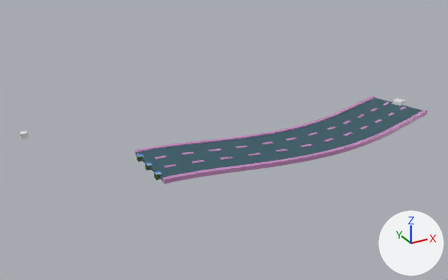
An edit to the Blender file dateien/wege/weg4.blend, drawn before and after from the same camera.
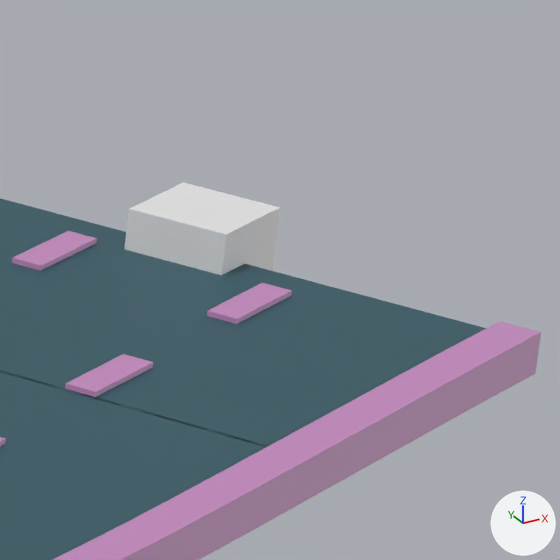
The first picture shows the older version from a 50 mm camera at (-35.4, -91.5, 47.6) aimed at (15.0, 0.2, 1.7). The close-ups show both versions on the part from 85% to 96% of the width and 29% to 46% of the height of that picture; other places that the commit changed are outside them. Lighting does not change. The marker at lower right points along +X, +Y and +Z.
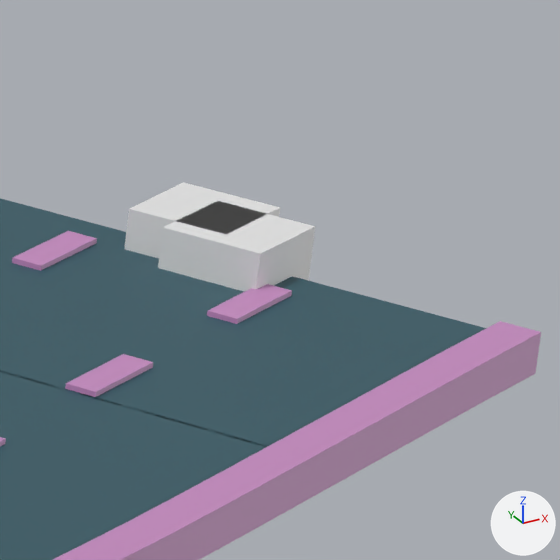
The change, as a list of edits to the scene's bpy script:
```text
Change ob_cube:
    remove ob_cube.hide_set(True)
```

Pixel boxes [x1, y1, x2, y2] of what changed, in the close-ups (560 x 560 px):
'Cube', shown: after [158, 201, 315, 292]
